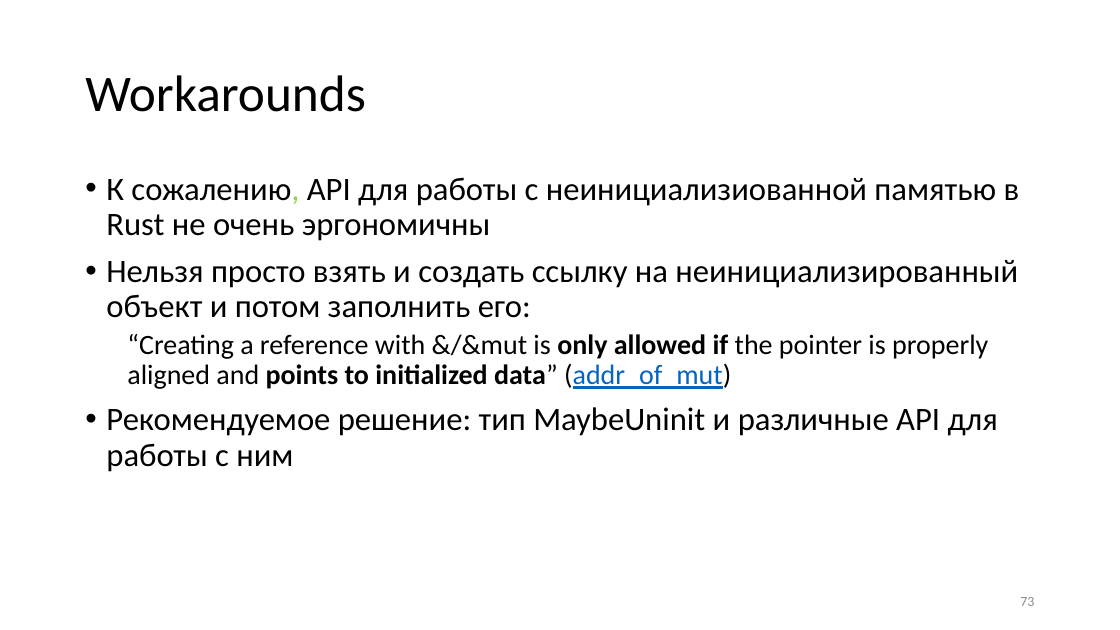
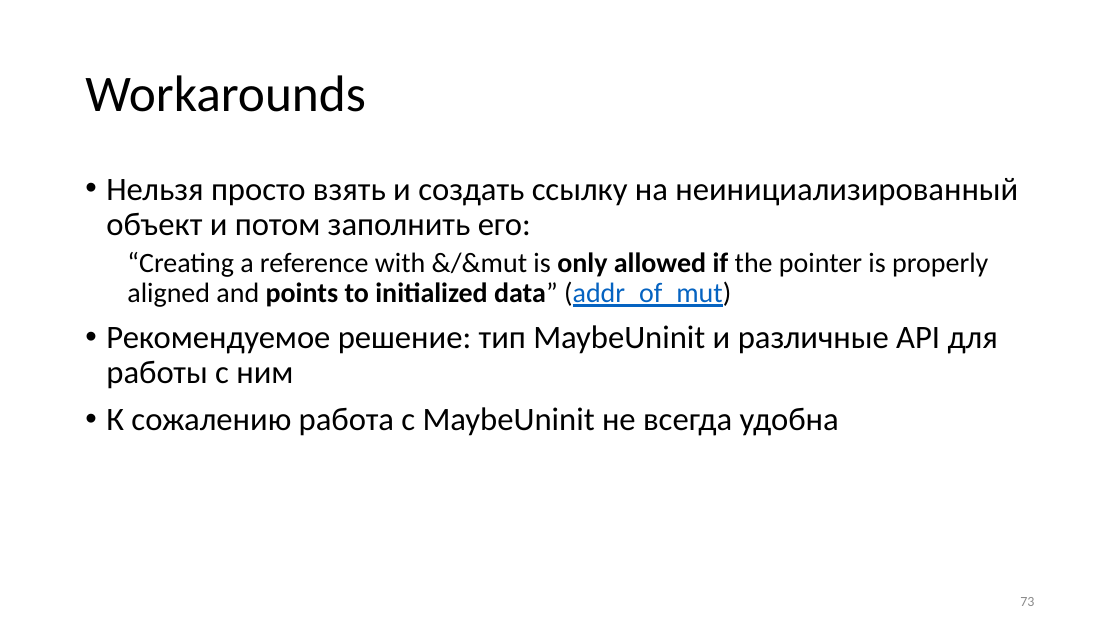
Before and after one commit to yugr/rust-slides, a slide deck: slide 73 of RU.pptx. Drawn at 1120x630 pixels with LibreOffice and Linux fonts; fonts in the diff are those of the drawing. Boxes give left, top, right and bottom in pixels: in the first picture for what was removed or moved away, otherwise in the second. Text is boxed around its words. In the diff, an @@ line names an element or a change of style, - is before the commit and + after.

```diff
--- a/RU.pptx
+++ b/RU.pptx
@@ text at box(106, 178, 1020, 241): paragraph removed @@
-• К сожалению, API для работы с неинициализиованной памятью в Rust не очень эргономичны
@@ text at box(106, 407, 839, 436): paragraph added @@
+• К сожалению работа с MaybeUninit не всегда удобна
```
Also in this commit, not shown: 7 other slides changed, 4 other files.
